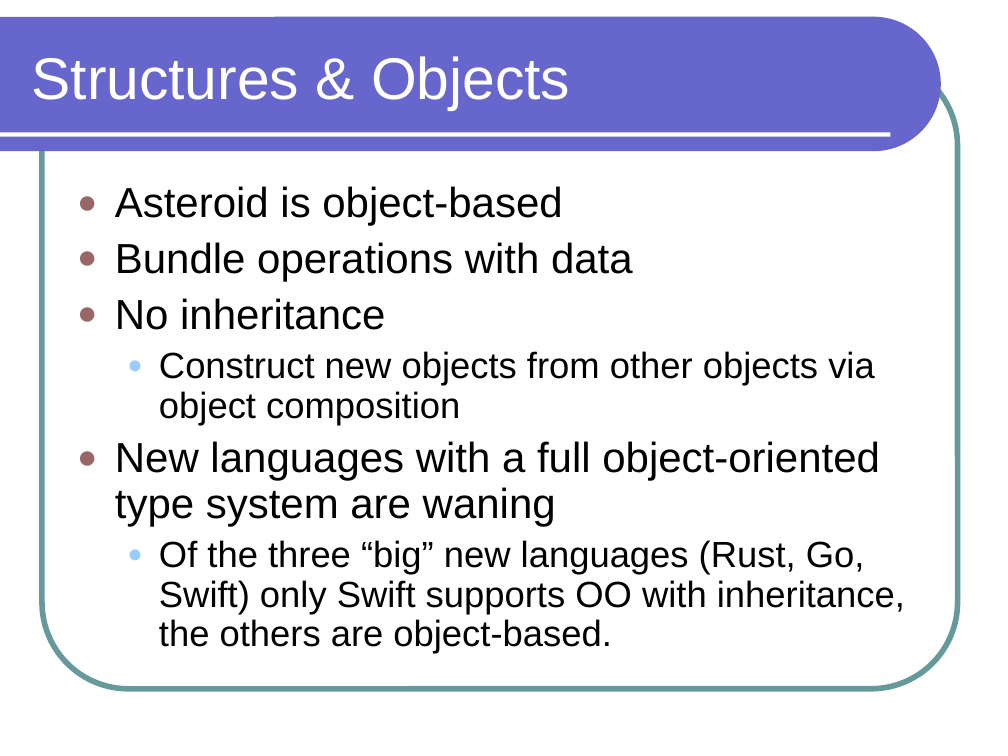
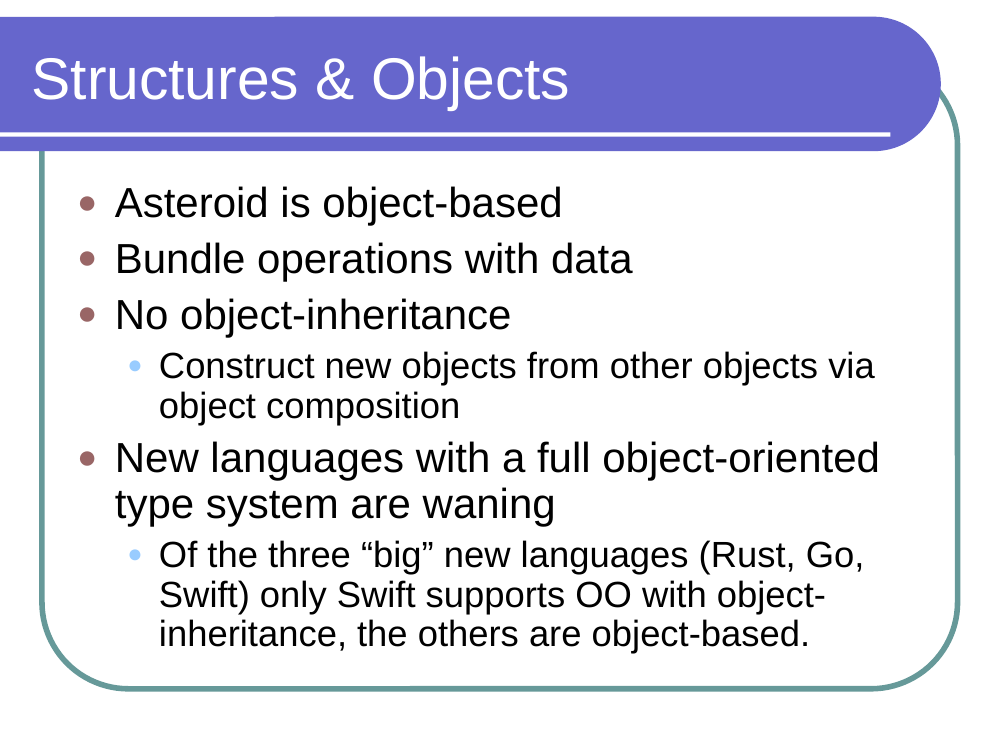
Before and after one commit to lutzhamel/CSC301, a slide deck: slide 6 of notes/csc301-ln002.ppt. Drawn at 1008x756 pixels with LibreOffice and Linux fonts; fonts in the diff are those of the drawing. Boxes give left, top, right and bottom in pixels: in the first picture for what was removed or moved away, otherwise in the second. Text is boxed around its words. In the diff, an @@ line names an element or a change of style, - is before the commit and + after.

```diff
--- a/notes/csc301-ln002.ppt
+++ b/notes/csc301-ln002.ppt
@@ text at [115,298,511,337]: text changed @@
-● No inheritance
+● No object-inheritance
@@ text at [159,540,865,653]: text changed @@
-  ● Of the three “big” new languages (Rust, Go, Swift) only Swift supports OO with inheritance, the others are object-based.
+  ● Of the three “big” new languages (Rust, Go, Swift) only Swift supports OO with object-inheritance, the others are object-based.
```
Also in this commit, not shown: 10 other slides changed, 1 slide added, 1 slide removed, 10 other files.
